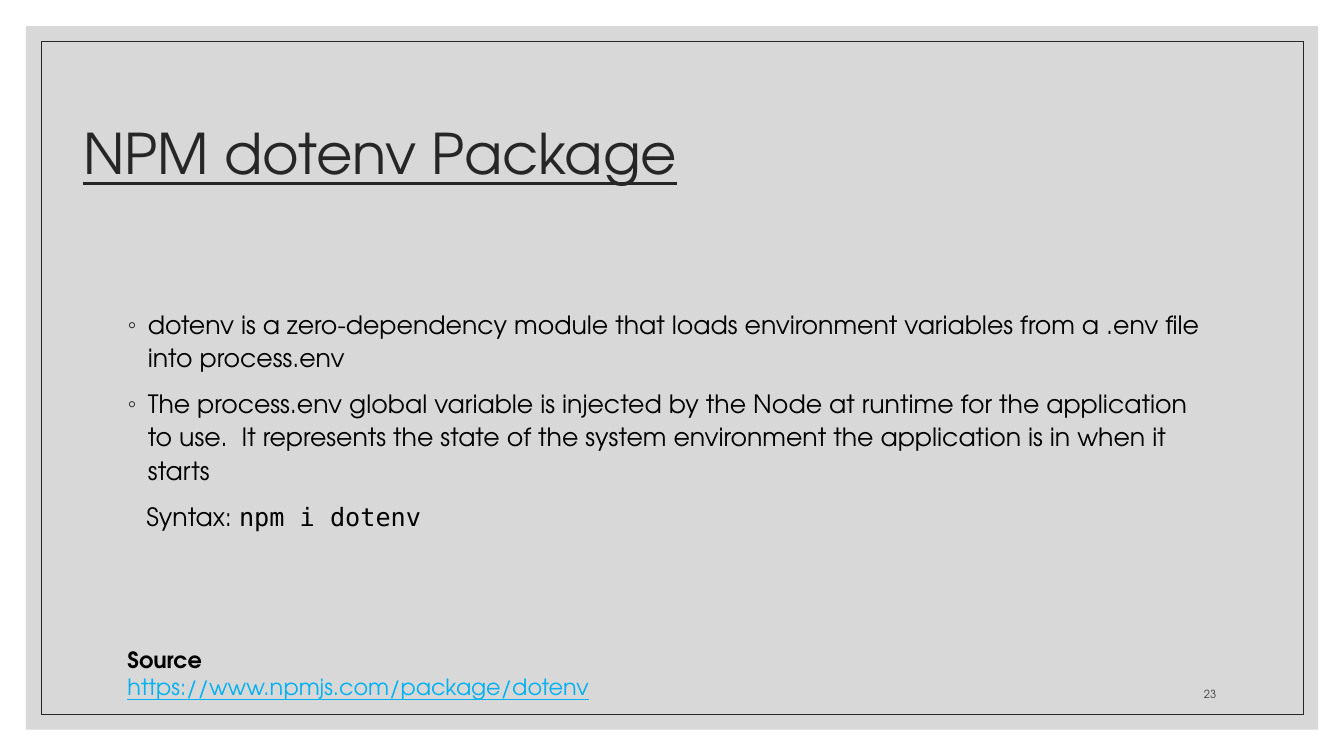
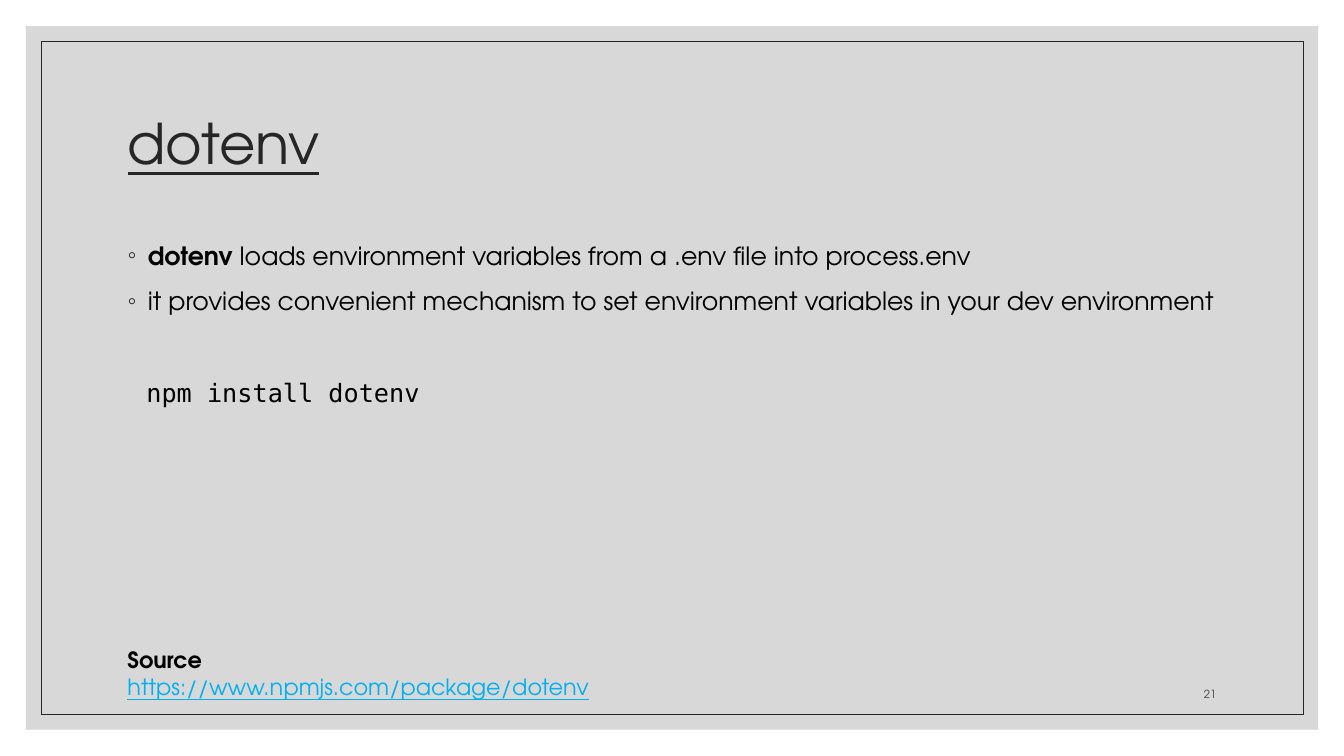
Before and after one commit to zackstotts/base-node-curriculum, a slide deck: slide 21 of unit_01/slides/Unit01-PartII.pptx (slide 23 before the commit). Drawn at 1344x756 pixels with LibreOffice and Linux fonts; fonts in the diff are those of the drawing. Boxes give left, top, right and bottom in pixels: in the first picture for what was removed or moved away, otherwise in the second. Text is boxed around its words. In the diff, an @@ line names an element or a change of style, - is before the commit and + after.

```diff
--- a/unit_01/slides/Unit01-PartII.pptx
+++ b/unit_01/slides/Unit01-PartII.pptx
@@ title at box(128, 122, 320, 175): text changed @@
-NPM dotenv Package
+dotenv
@@ text at box(146, 246, 1214, 408): text changed @@
-◦ dotenv is a zero-dependency module that loads environment variables from a .env file into process.env
-◦ The process.env global variable is injected by the Node at runtime for the application to use. It represents the state of the system environment the application is in when it starts
-Syntax: npm i dotenv
+◦ dotenv loads environment variables from a .env file into process.env
+◦ it provides convenient mechanism to set environment variables in your dev environment
+npm install dotenv
@@ page number at box(1204, 689, 1216, 698): text changed @@
-23
+21
```
Also in this commit, not shown: 17 other slides changed, 6 slides added, 10 slides removed, 1 other file.
